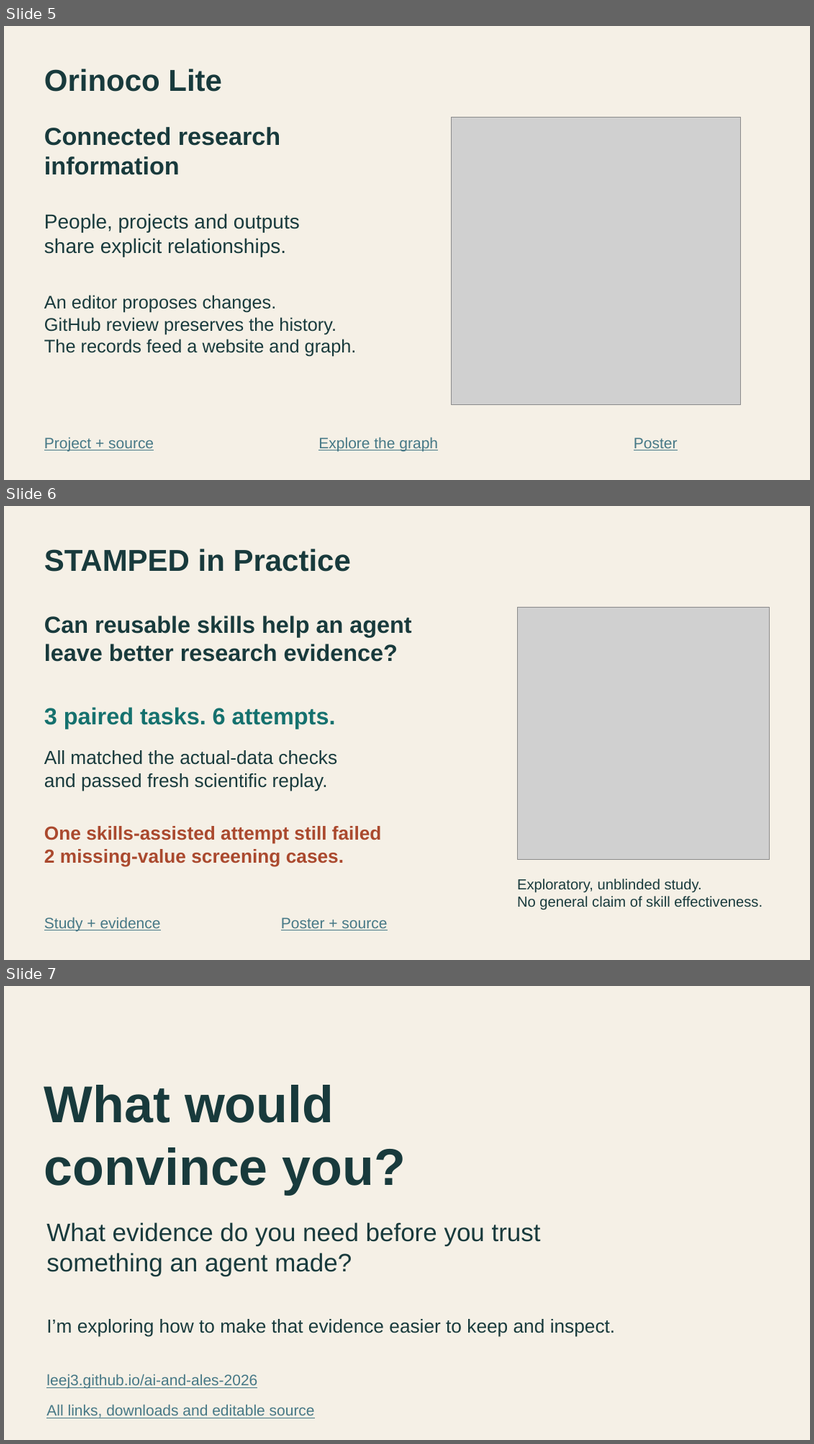
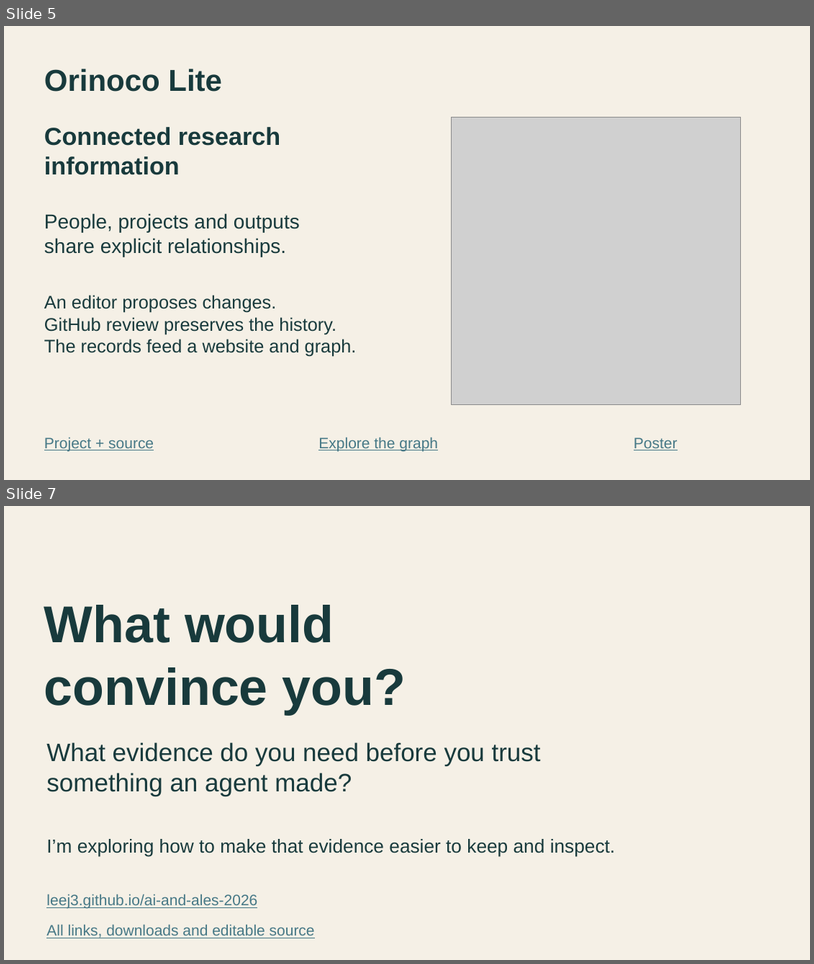
Before and after one commit to leej3/ai-and-ales-2026, a slide deck: downloads/ai-and-ales.pptx. Shown one above the other, each under a label of ours: slides 5, 6 and 7 before the commit, slides 5 and 7 after it; the slides between them are not shown. The pictures are 814x1444 and 814x964 pixels, drawn with LibreOffice and Linux fonts; fonts in the diff are those of the drawing; grey boxes stand for pictures. Boxes give left, top, right and bottom in pixels: in the first picture for what was removed or moved away, otherwise in the second. Text is boxed around its words. In the diff, an @@ line names an element or a change of style, - is before the commit and + after.

```diff
--- a/downloads/ai-and-ales.pptx
+++ b/downloads/ai-and-ales.pptx
@@ slide 6 removed at (4,506,810,960), background #F5F0E6 @@
@@ text removed at (44,548,351,572) @@
-STAMPED in Practice
@@ picture removed at (517,607,770,860) @@
@@ text removed at (44,615,412,662) @@
-Can reusable skills help an agent
-leave better research evidence?
@@ text removed at (44,707,336,728) @@
-3 paired tasks. 6 attempts.
@@ text removed at (44,750,337,790) @@
-All matched the actual-data checks
-and passed fresh scientific replay.
@@ text removed at (44,826,382,866) @@
-One skills-assisted attempt still failed
-2 missing-value screening cases.
@@ text removed at (517,878,763,909) @@
-Exploratory, unblinded study.
-No general claim of skill effectiveness.
@@ text removed at (44,917,161,931) @@
-Study + evidence
@@ text removed at (281,917,387,930) @@
-Poster + source
```
Also in this commit, not shown: 1 slide added, 8 other files.
